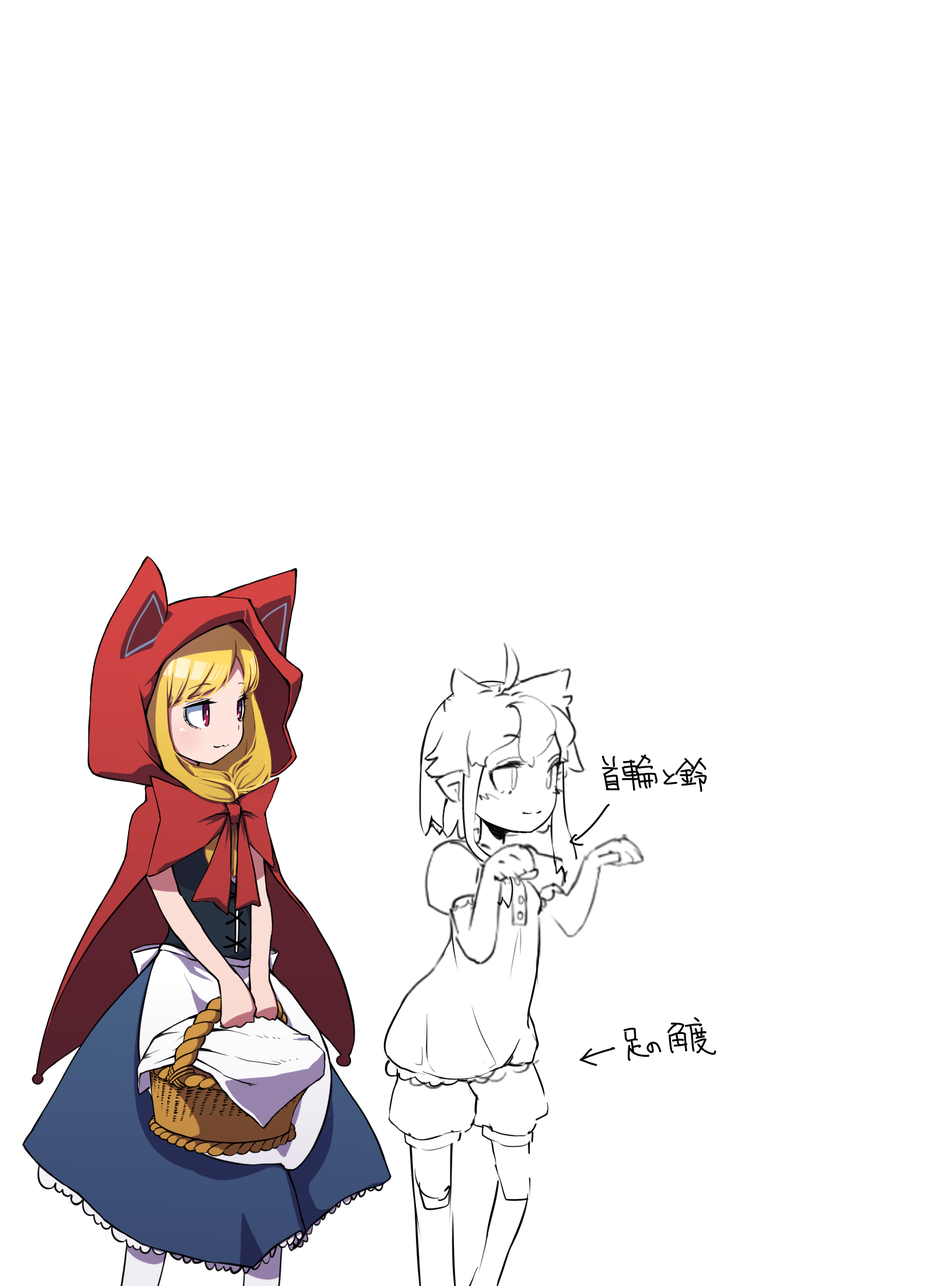
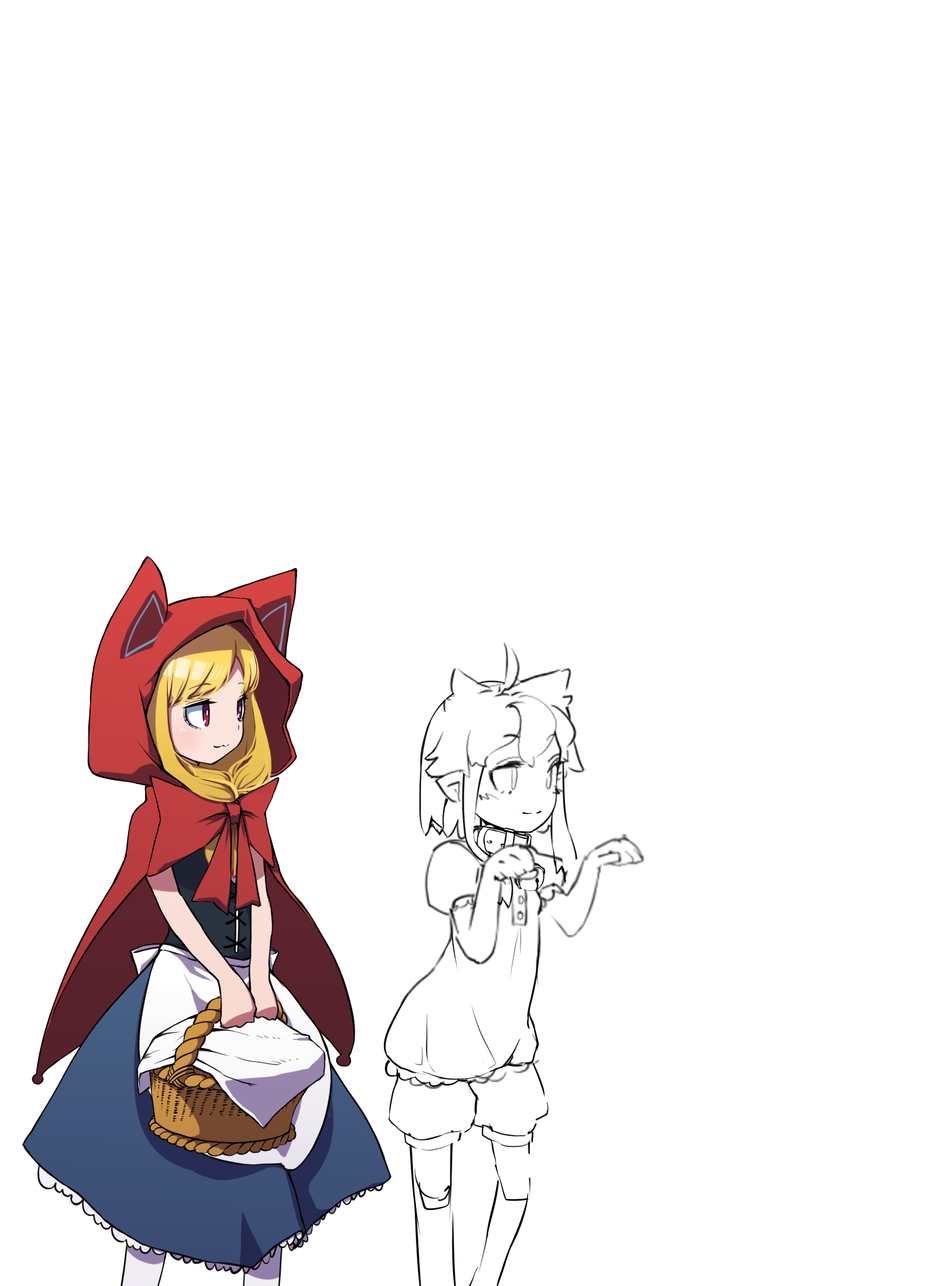
Two versions of the same layered image (936px x 1286px). Layer-by-layer changes:
renamed "メモ" to "Layer 28", painted on it over [left=470, top=754, right=717, bottom=1067]
painted on "Layer 34" (1st of 2, in "下書き") over [left=472, top=832, right=717, bottom=1067]
painted on "Layer 33" (1st of 2, in "下書き" › "頭") over [left=470, top=755, right=612, bottom=892]
painted on "Layer 32" (1st of 2, in "下書き" › "頭") over [left=470, top=823, right=581, bottom=872]
